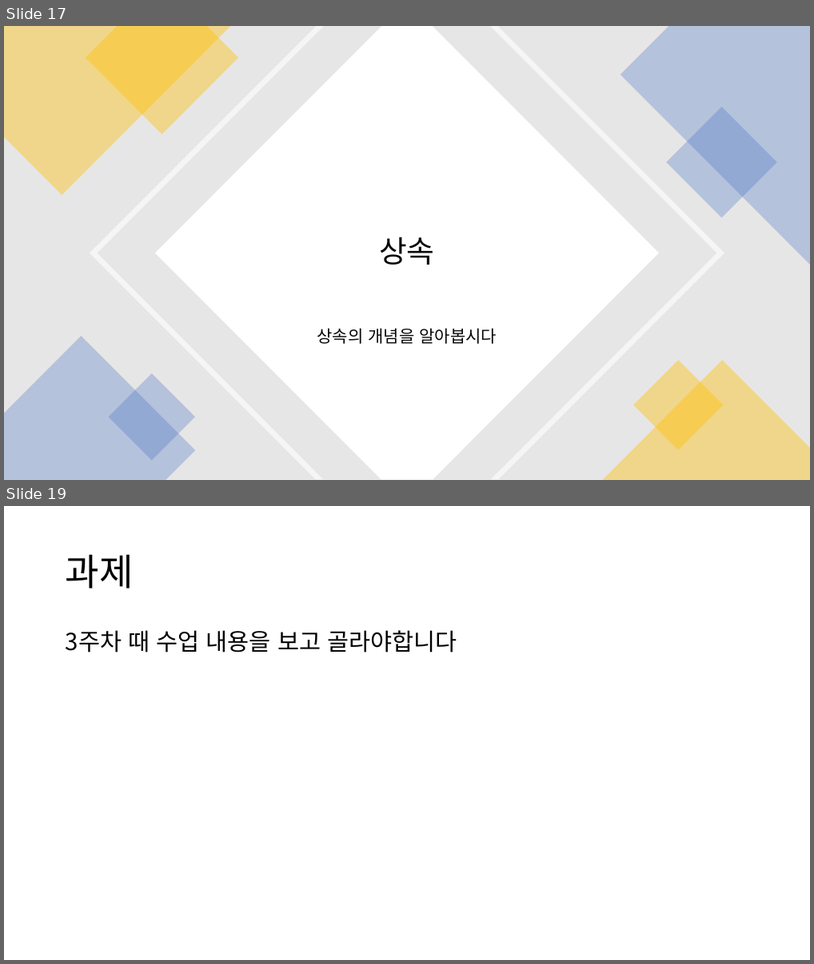
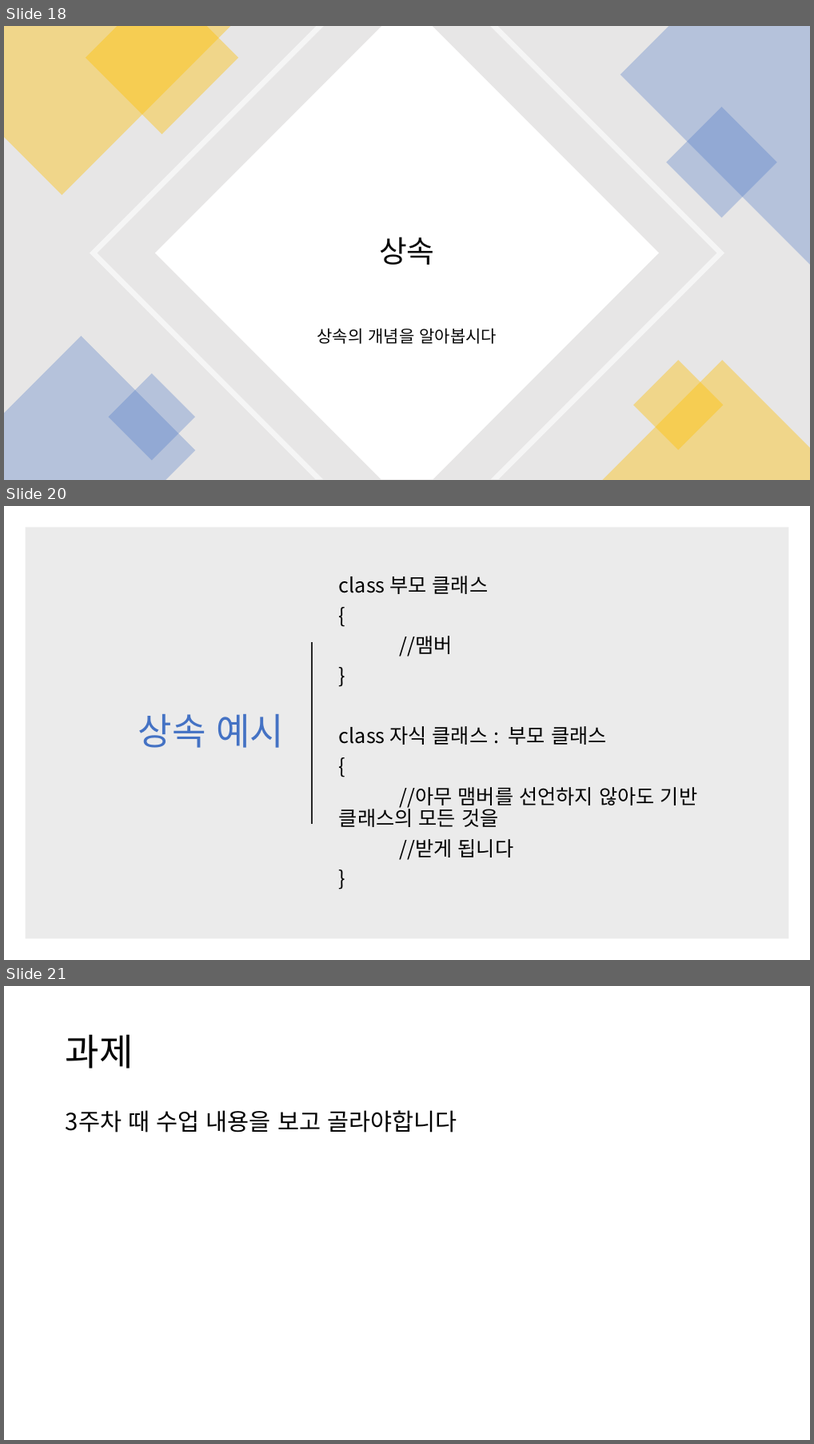
Before and after one commit to kjh99660/Study_powerpoint, a slide deck: c# 스터디 4주 차.pptx. Shown one above the other, each under a label of ours: slides 17 and 19 before the commit, slides 18, 20 and 21 after it; the slides between them are not shown. The pictures are 814x964 and 814x1444 pixels, drawn with LibreOffice and Linux fonts; fonts in the diff are those of the drawing. Boxes give left, top, right and bottom in pixels: in the first picture for what was removed or moved away, otherwise in the second. Text is boxed around its words. In the diff, an @@ line names an element or a change of style, - is before the commit and + after.

```diff
--- a/c# 스터디 4주 차.pptx
+++ b/c# 스터디 4주 차.pptx
@@ slide 20 added at [4,506,810,960], background #FFFFFF @@
@@ rectangle added at [25,527,790,939], fill #000000 at 8% opacity @@
@@ text added at [339,576,698,860], 24 pt, text #000000 @@
+class 부모 클래스
+{
+//맴버
+}
+class 자식 클래스 : 부모 클래스
+{
+//아무 맴버를 선언하지 않아도 기반 클래스의 모든 것을
+//받게 됩니다
+}
@@ line added from (312, 642) to (312, 824), #262626 1.5 pt @@
@@ title added at [138,714,284,748], 44 pt, text #4472C4 @@
+상속 예시
@@ what was slide 17 is now slide 18 @@
@@ what was slide 19 is now slide 21 @@
```
Also in this commit, not shown: 6 slides changed, 2 other slides added, 1 slide removed, 1 other file.
